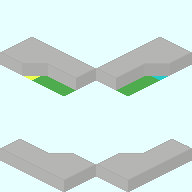
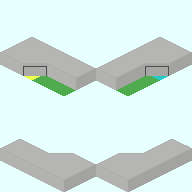
The second 192x192 image is a revision of the first. Changes to its layers:
painted on "Base_Plate_1x2.png" over [23, 66, 169, 76]
